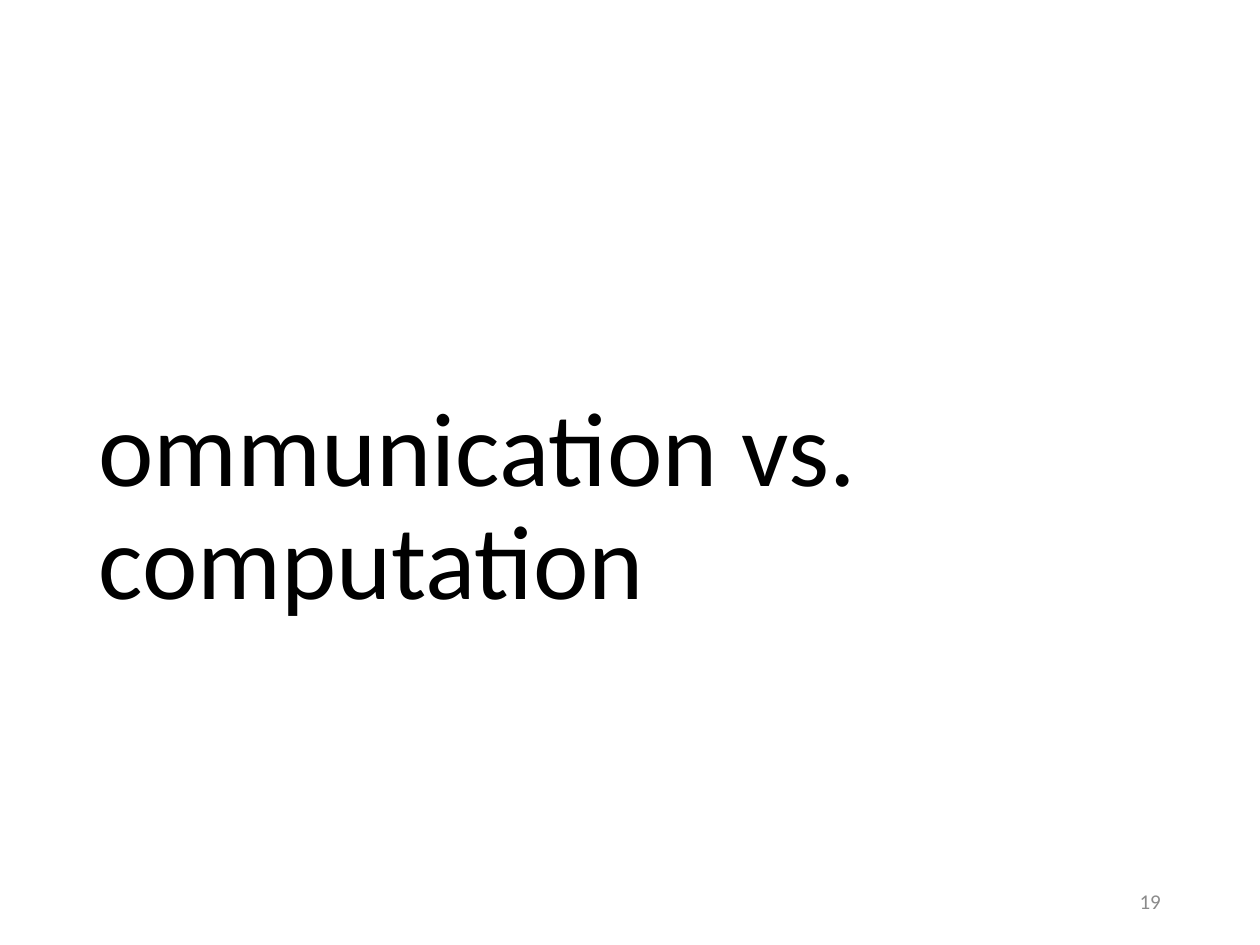
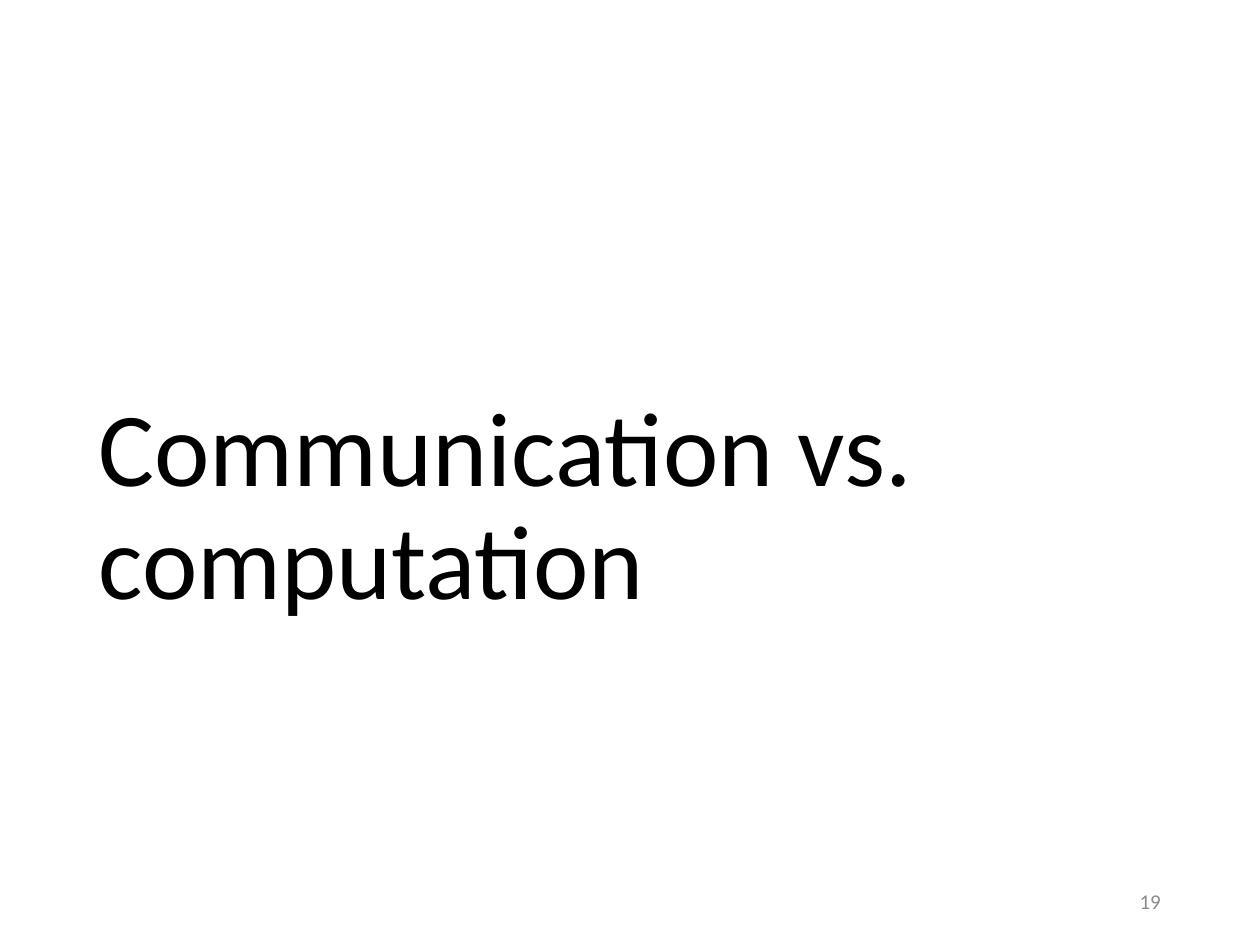
Before and after one commit to gjbex/Code-optimization, a slide deck: slide 19 of arm-map/arm_map.pptx. Drawn at 1260x945 pixels with LibreOffice and Linux fonts; fonts in the diff are those of the drawing. Boxes give left, top, right and bottom in pixels: in the first picture for what was removed or moved away, otherwise in the second. Text is boxed around its words. In the diff, an @@ line names an element or a change of style, - is before the commit and + after.

Commit message:
Fix typo

```diff
--- a/arm-map/arm_map.pptx
+++ b/arm-map/arm_map.pptx
@@ title at (99, 413, 911, 616): text changed @@
-ommunication vs. computation
+Communication vs. computation
```
